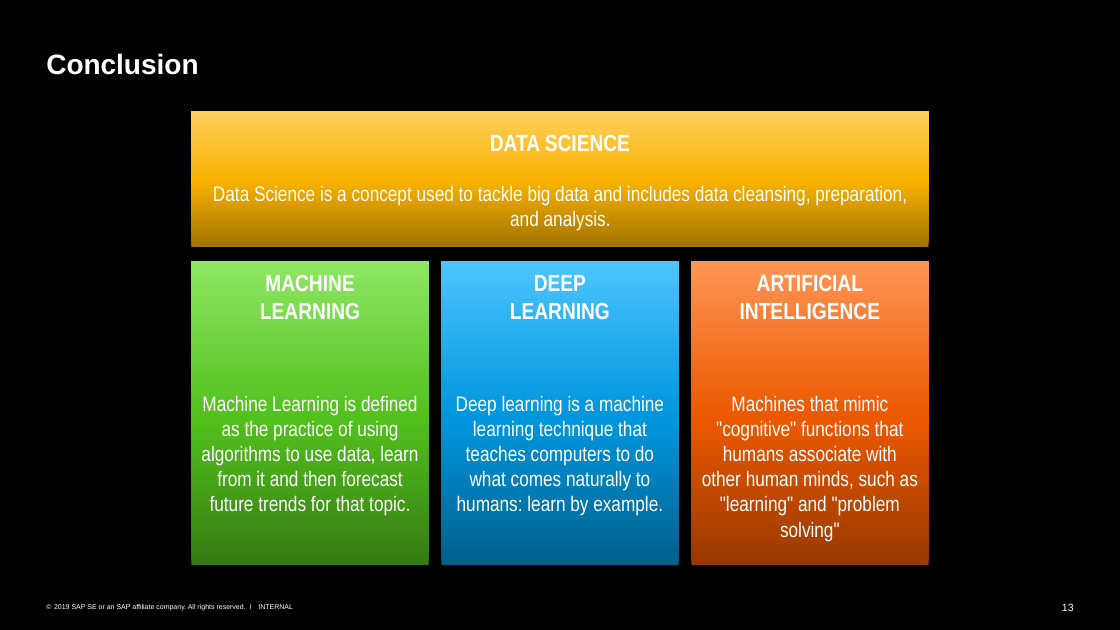
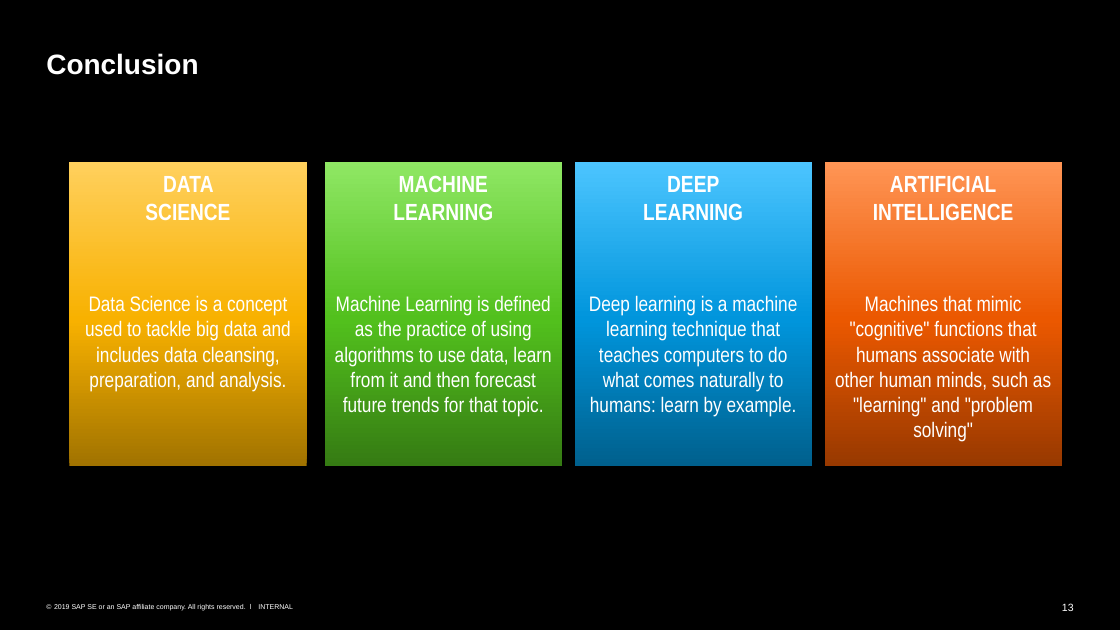
Before and after one commit to SherwinVarghese/Machine-Learning-TechknowSchool, a slide deck: slide 13 of modules/1. Intro To ML and Data Science/Overview.pptx. Drawn at 1120x630 pixels with LibreOffice and Linux fonts; fonts in the diff are those of the drawing. Boxes give left, top, right and bottom in pixels: in the first picture for what was removed or moved away, otherwise in the second. Text is boxed around its words. In the diff, an @@ line names an element or a change of style, - is before the commit and + after.

```diff
--- a/modules/1. Intro To ML and Data Science/Overview.pptx
+++ b/modules/1. Intro To ML and Data Science/Overview.pptx
@@ rectangle: place and size @@
-rectangle at box(191, 111, 929, 247)
+rectangle at box(70, 161, 306, 465)
@@ text "DATA SCIENCE" rewrapped from box(490, 134, 630, 151) to box(145, 176, 230, 220) @@
@@ rectangle: place and size @@
-rectangle at box(442, 260, 678, 564)
+rectangle at box(574, 161, 811, 465)
@@ 5 texts, 2 rectangles: place and size @@
-5 texts, 2 rectangles at box(191, 260, 928, 564)
+5 texts, 2 rectangles at box(325, 161, 1061, 465)
@@ text "Data Science is a concept ..." rewrapped from box(213, 185, 907, 231) to box(85, 295, 291, 392) @@
@@ text "Machines that mimic "cognitive" functions ...": place and size @@
-text "Machines that mimic "cognitive" functions ..." at box(702, 395, 918, 542)
+text "Machines that mimic "cognitive" functions ..." at box(835, 295, 1051, 442)
```
Also in this commit, not shown: 4 other slides changed, 1 other file.
